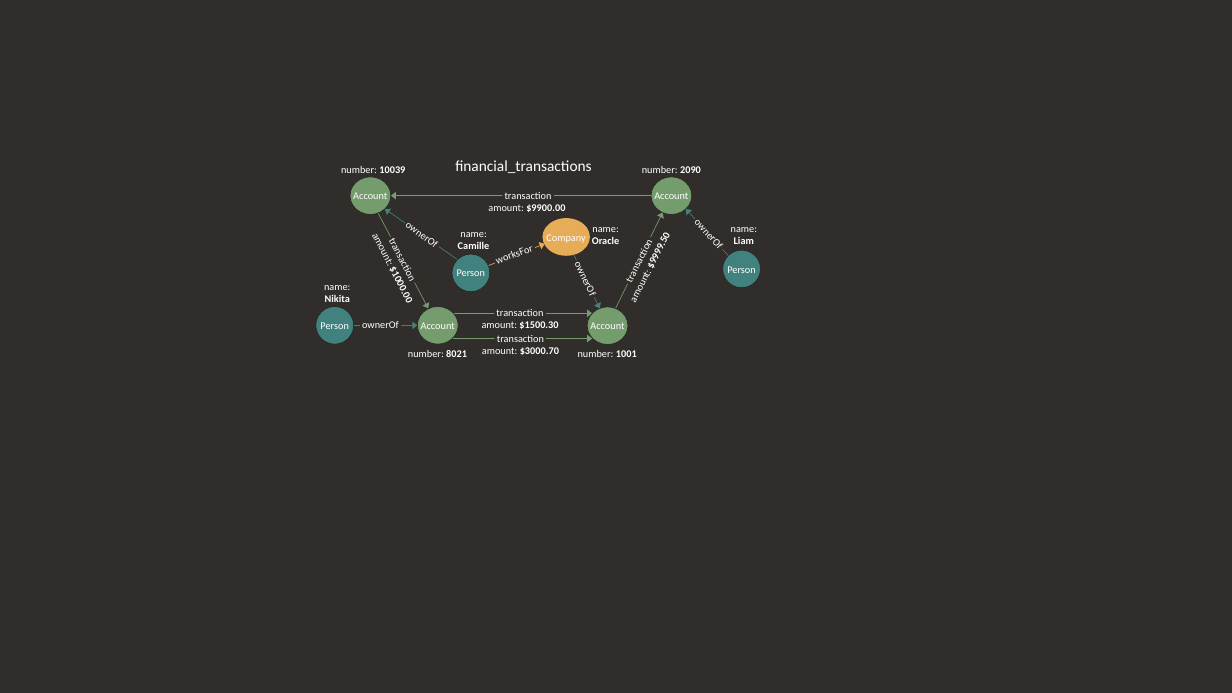
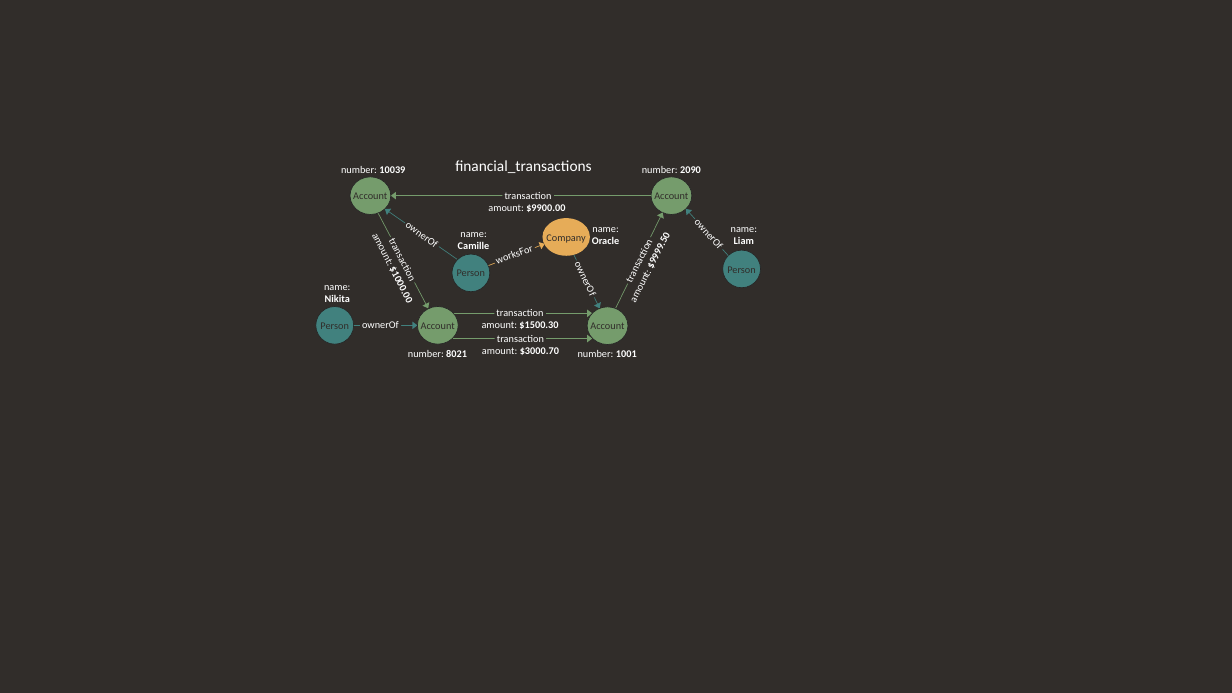
Before and after one commit to oracle/pgql-lang, a slide deck: slide 1 of images/example_graphs/financial_transactions.pptx. Drawn at 1232x693 pixels with LibreOffice and Linux fonts; fonts in the diff are those of the drawing. Boxes give left, top, right and bottom in pixels: in the first picture for what was removed or moved away, otherwise in the second. Text is boxed around its words. In the diff, an @@ line names an element or a change of style, - is before the commit and + after.

```diff
--- a/images/example_graphs/financial_transactions.pptx
+++ b/images/example_graphs/financial_transactions.pptx
@@ text colour #FFFFFF to #312D2A in 8 elements at (652,177,692,214), (316,307,354,345), (723,250,761,288), (350,177,391,214), (452,254,490,292), (543,218,590,256), (587,307,628,345), (418,307,458,345) @@
```
Also in this commit, not shown: 3 other files.
